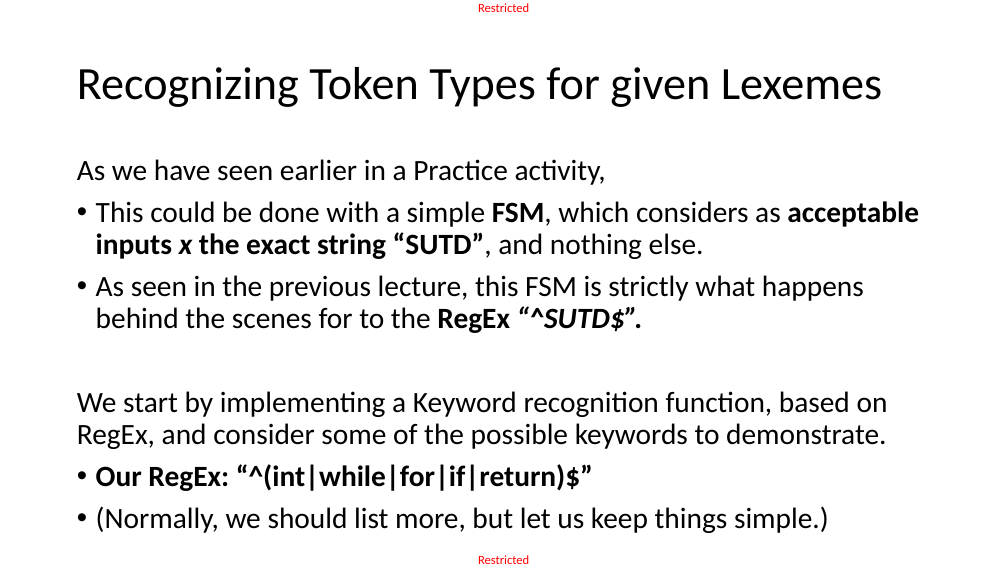
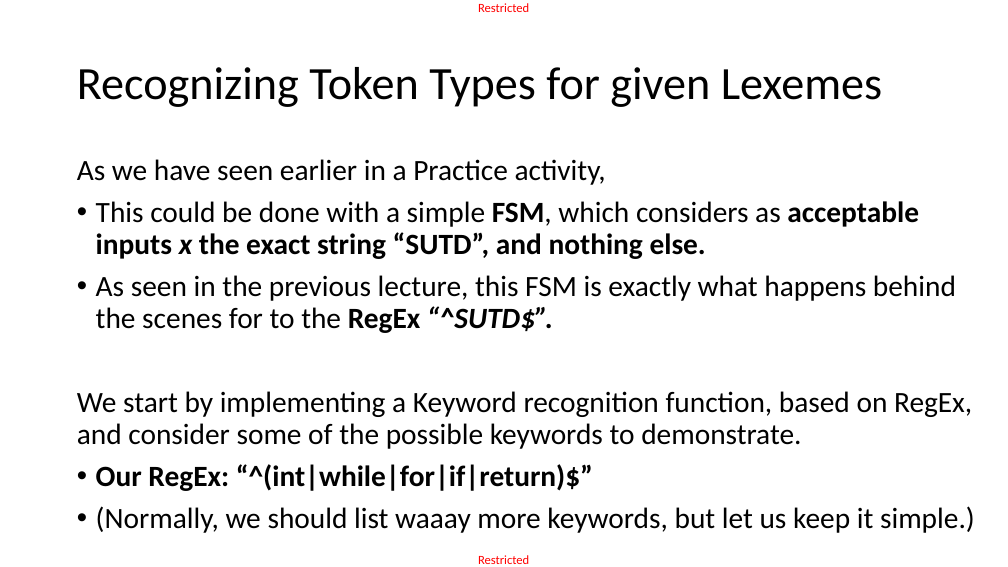
Before and after one commit to matthieudemari/SUTD_PLC_50_051, a slide deck: slide 24 of W9/W9S3/W9S3.pptx. Drawn at 1008x567 pixels with LibreOffice and Linux fonts; fonts in the diff are those of the drawing. Boxes give left, top, right and bottom in pixels: in the first picture for what was removed or moved away, otherwise in the second. Text is boxed around its words. In the diff, an @@ line names an element or a change of style, - is before the commit and + after.

```diff
--- a/W9/W9S3/W9S3.pptx
+++ b/W9/W9S3/W9S3.pptx
@@ text at (96,201,919,259): bold on in "“SUTD”, and nothing else." @@
@@ text at (96,275,956,333): text changed @@
-• As seen in the previous lecture, this FSM is strictly what happens behind the scenes for to the RegEx “^SUTD$”.
+• As seen in the previous lecture, this FSM is exactly what happens behind the scenes for to the RegEx “^SUTD$”.
@@ text at (96,506,975,533): text changed @@
-• (Normally, we should list more, but let us keep things simple.)
+• (Normally, we should list waaay more keywords, but let us keep it simple.)
```
Also in this commit, not shown: 20 other slides changed, 8 slides added, 7 other files.
